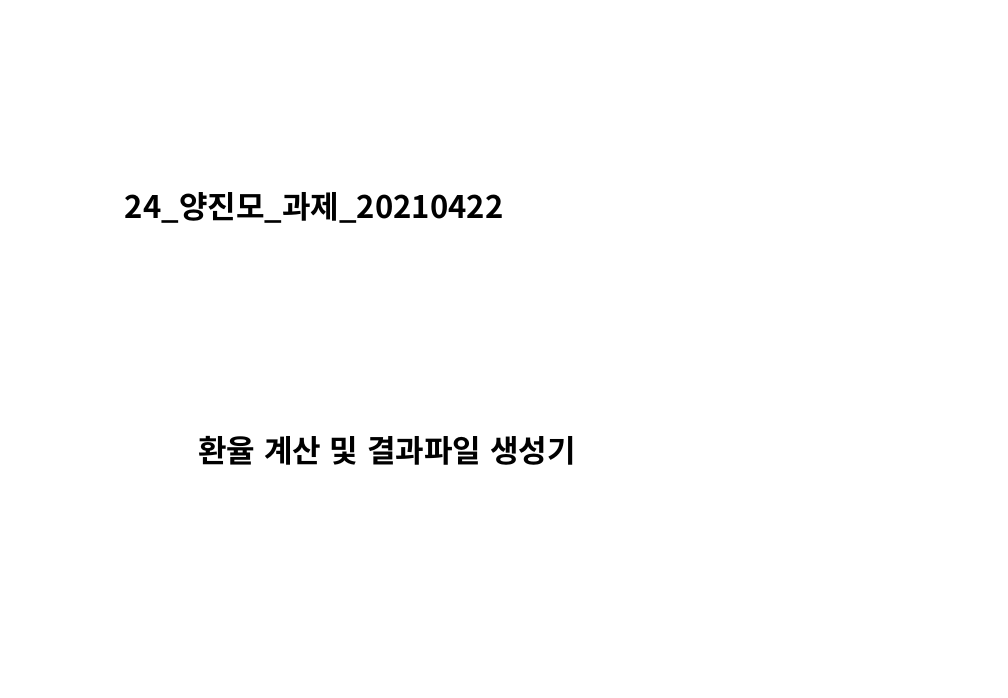
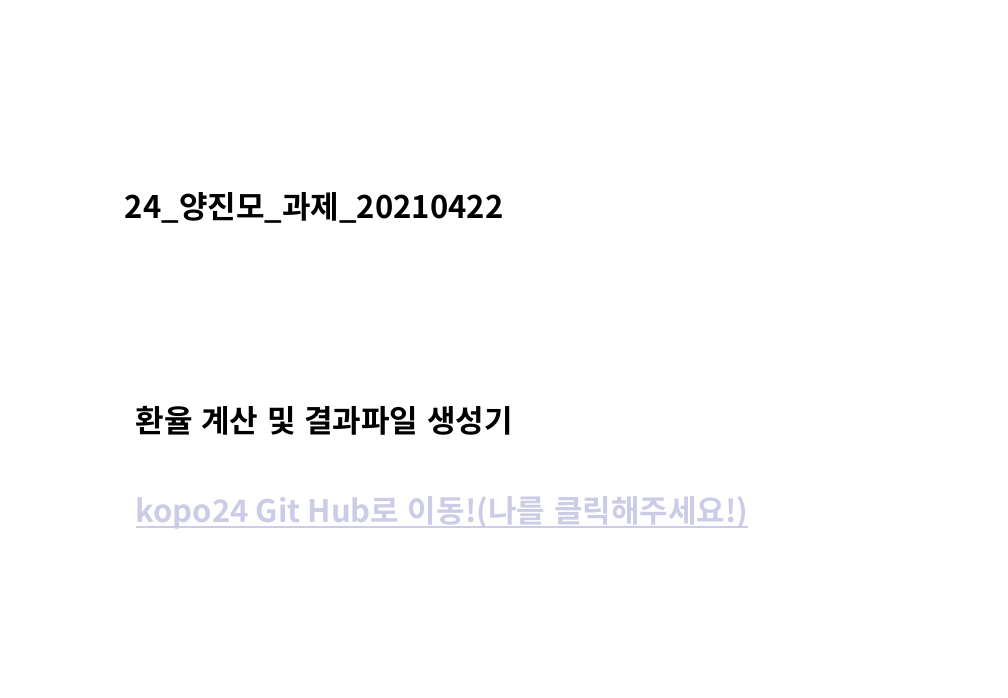
Before and after one commit to kopo24/EXChangeMachine-JAVA, a slide deck: slide 1 of src/24_양진모_과제_20210422.pptx. Drawn at 1008x698 pixels with LibreOffice and Linux fonts; fonts in the diff are those of the drawing; background and template pictures are left out. Boxes give left, top, right and bottom in pixels: in the first picture for what was removed or moved away, otherwise in the second. Text is boxed around its words. In the diff, an @@ line names an element or a change of style, - is before the commit and + after.

Commit message:
Real Final (maybe) commit

```diff
--- a/src/24_양진모_과제_20210422.pptx
+++ b/src/24_양진모_과제_20210422.pptx
@@ text "환율 계산 및 결과파일 생성기": place and size @@
-text "환율 계산 및 결과파일 생성기" at (198,436,576,465)
+text "환율 계산 및 결과파일 생성기" at (136,406,748,528)
@@ text at (136,496,748,528): paragraph added @@
+kopo24 Git Hub로 이동!(나를 클릭해주세요!)
```
